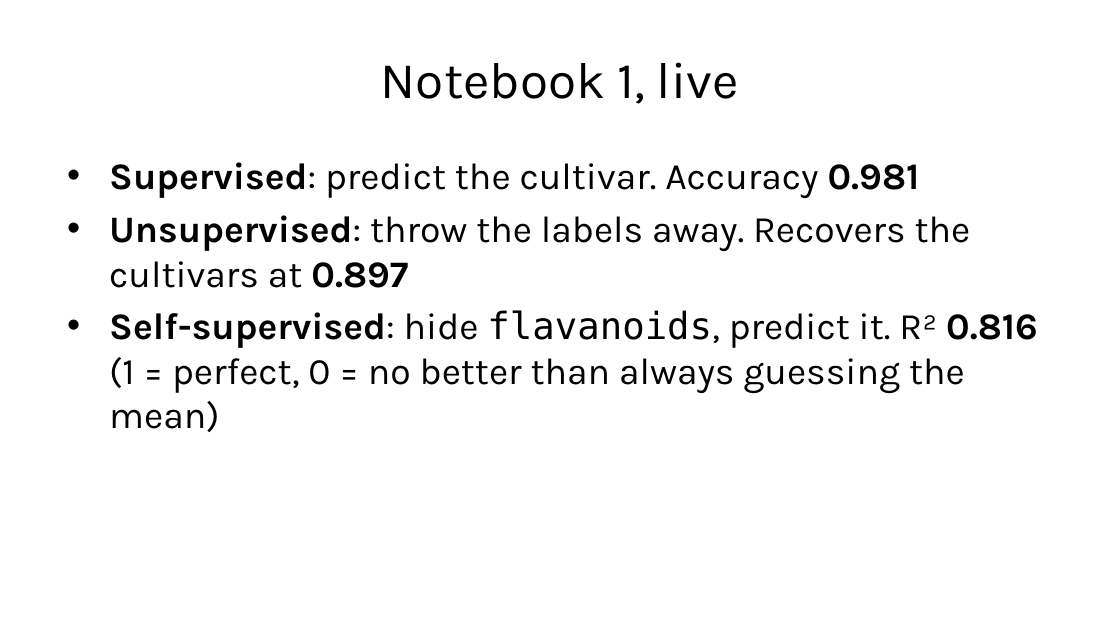
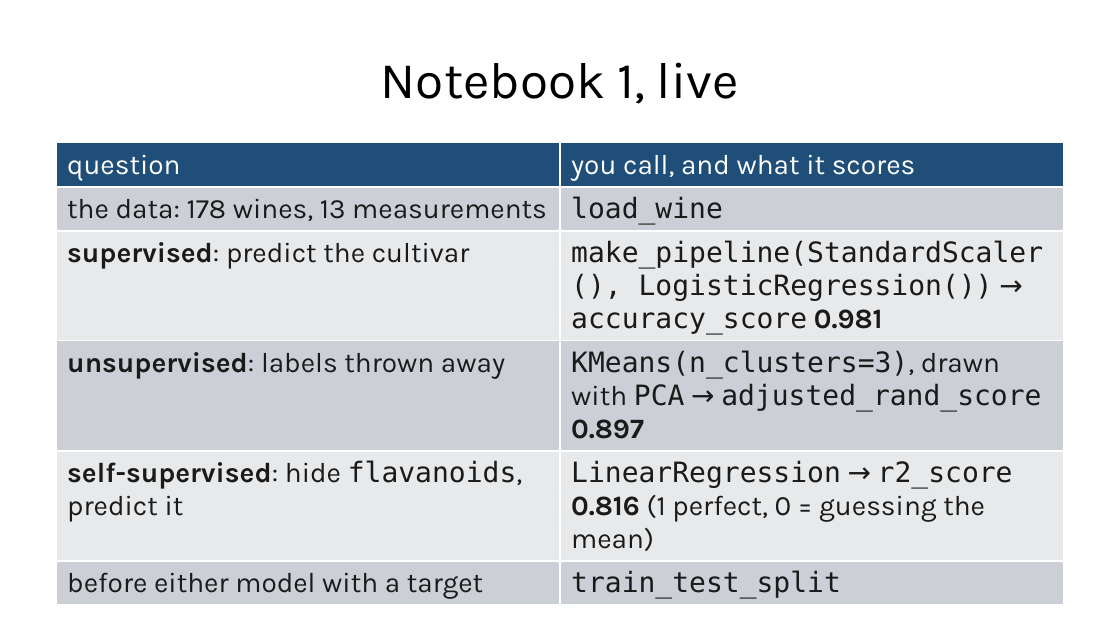
Before and after one commit to fabioantonini/technologies-for-artificial-intelligence, a slide deck: slide 41 of Lessons/01_introduction_and_workflow/Slides/introduction_and_workflow_slides.pptx. Drawn at 1120x630 pixels with LibreOffice and Linux fonts; fonts in the diff are those of the drawing; background and template pictures are left out. Boxes give left, top, right and bottom in pixels: in the first picture for what was removed or moved away, otherwise in the second. Text is boxed around its words. In the diff, an @@ line names an element or a change of style, - is before the commit and + after.

```diff
--- a/Lessons/01_introduction_and_workflow/Slides/introduction_and_workflow_slides.pptx
+++ b/Lessons/01_introduction_and_workflow/Slides/introduction_and_workflow_slides.pptx
@@ table added at [56,143,1064,602], 6 rows, 2 columns @@
+question | you call, and what it scores
+the data: 178 wines, 13 measurements | load_wine
+supervised: predict the cultivar | make_pipeline(StandardScaler(), LogisticRegression()) → accuracy_score 0.981
+unsupervised: labels thrown away | KMeans(n_clusters=3), drawn with PCA → adjusted_rand_score 0.897
+self-supervised: hide flavanoids, predict it | LinearRegression → r2_score 0.816 (1 perfect, 0 = guessing the mean)
+before either model with a target | train_test_split
@@ text removed at [109,162,1038,432] @@
-• Supervised: predict the cultivar. Accuracy 0.981
-• Unsupervised: throw the labels away. Recovers the cultivars at 0.897
-• Self-supervised: hide flavanoids, predict it. R² 0.816 (1 = perfect, 0 = no better than always guessing the mean)
```
Also in this commit, not shown: 9 other slides changed, 2 slides added, 2 slides removed, 6 other files.
